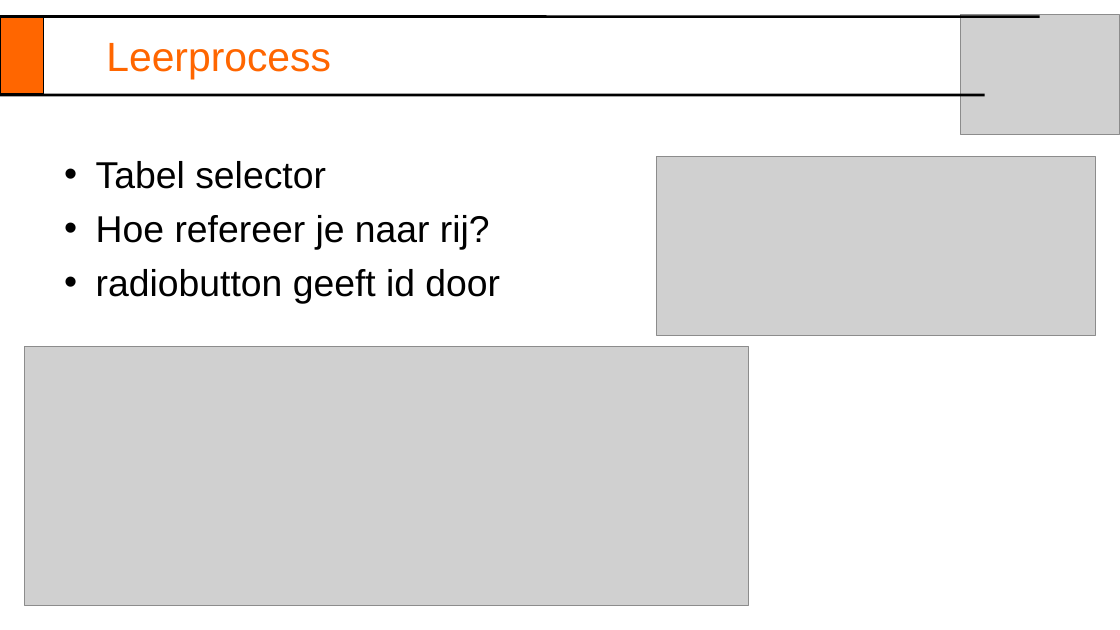
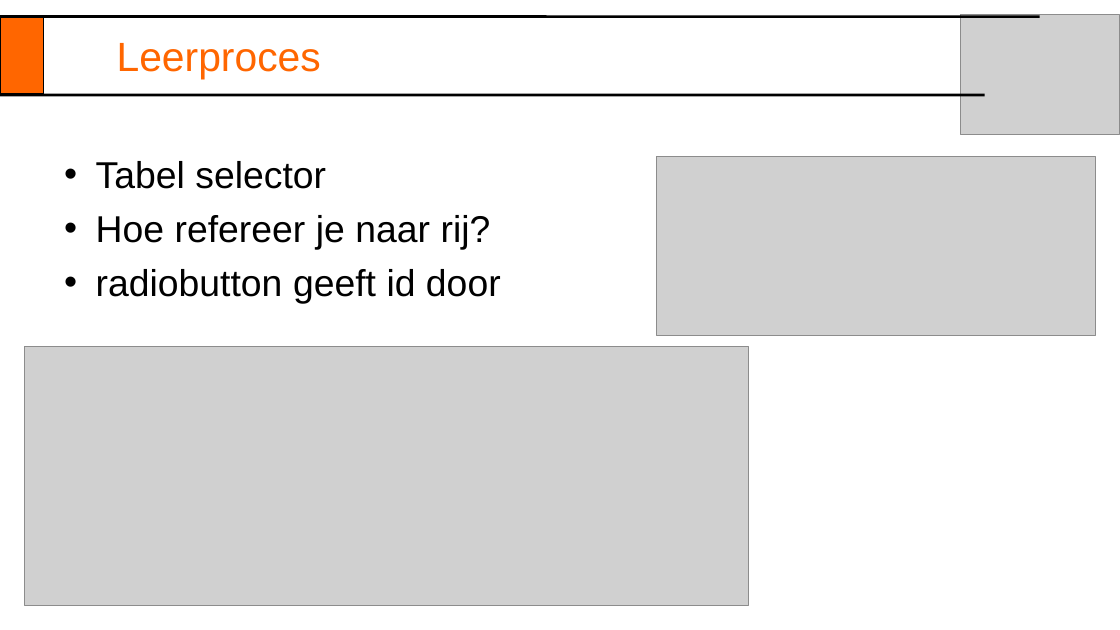
Before and after one commit to orsi1917/LabJournal, a slide deck: slide 12 of Labjournal4.ppt (slide 11 before the commit). Drawn at 1120x630 pixels with LibreOffice and Linux fonts; fonts in the diff are those of the drawing; grey boxes stand for pictures. Boxes give left, top, right and bottom in pixels: in the first picture for what was removed or moved away, otherwise in the second. Text is boxed around its words. In the diff, an @@ line names an element or a change of style, - is before the commit and + after.

```diff
--- a/Labjournal4.ppt
+++ b/Labjournal4.ppt
@@ text at [117, 43, 321, 80]: text changed @@
-Leerprocess
+Leerproces
```
Also in this commit, not shown: 5 other slides changed, 4 slides added, 4 slides removed.
